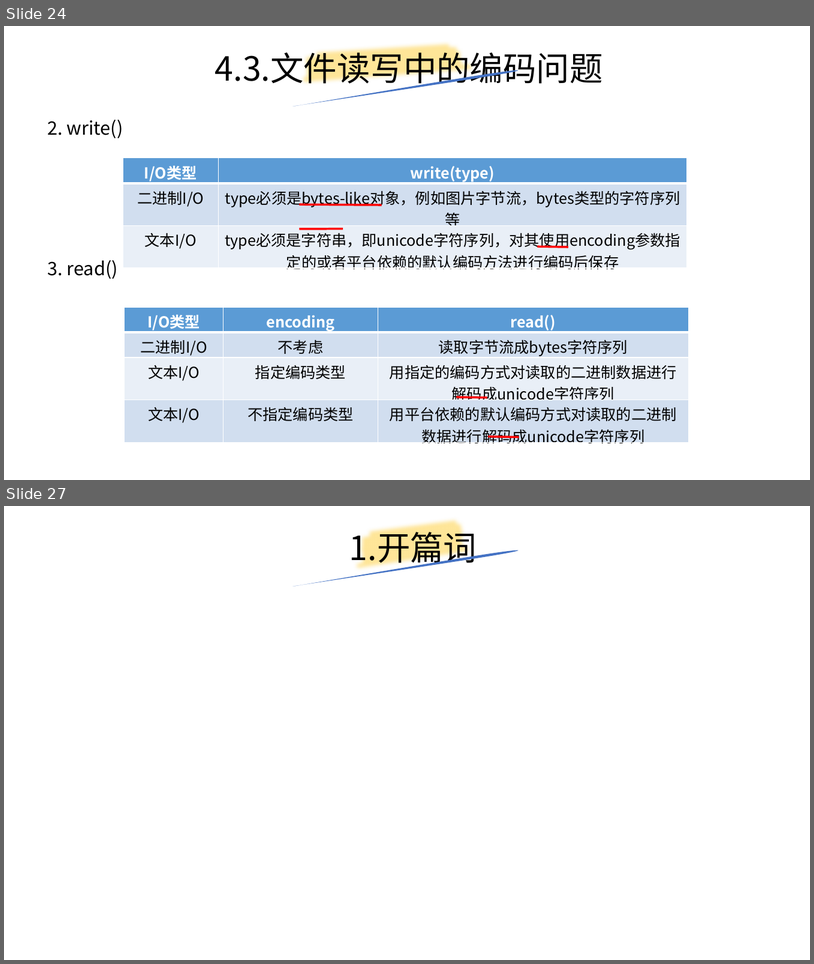
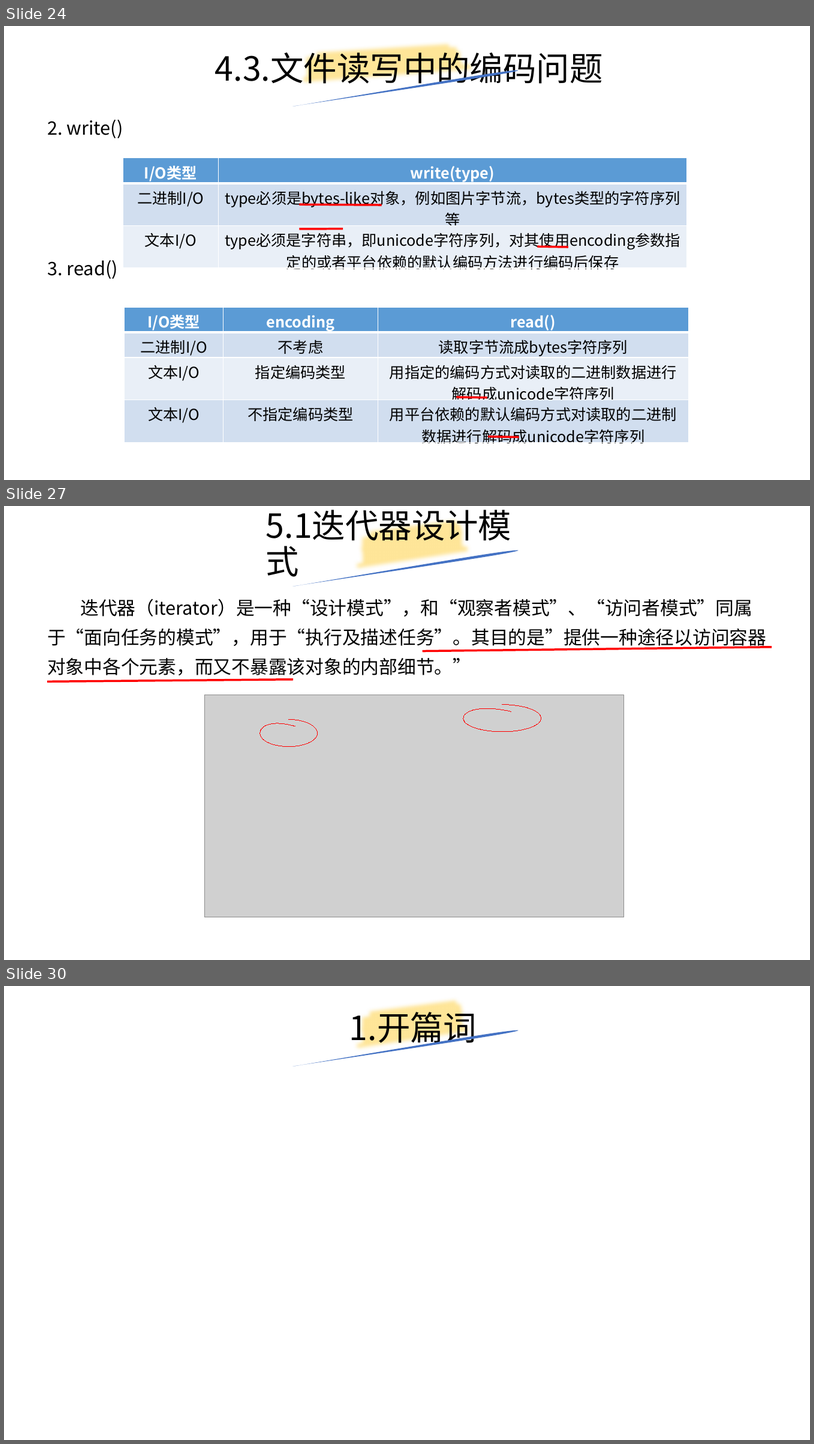
Before and after one commit to yiwenliu/CorePython, a slide deck: PPT/CorePython.pptx. Shown one above the other, each under a label of ours: slides 24 and 27 before the commit, slides 24, 27 and 30 after it; the slides between them are not shown. The pictures are 814x964 and 814x1444 pixels, drawn with LibreOffice and Linux fonts; fonts in the diff are those of the drawing; grey boxes stand for pictures. Boxes give left, top, right and bottom in pixels: in the first picture for what was removed or moved away, otherwise in the second. Text is boxed around its words. In the diff, an @@ line names an element or a change of style, - is before the commit and + after.

```diff
--- a/PPT/CorePython.pptx
+++ b/PPT/CorePython.pptx
@@ slide 27 added at bbox=[4, 506, 810, 960], background #FFFFFF @@
@@ title added at bbox=[266, 510, 512, 546], 39.6 pt, text #000000 @@
+5.1迭代器设计模式
@@ freeform shape added at bbox=[353, 506, 476, 586], outline #FFE699 16 pt @@
@@ freeform shape added at bbox=[292, 549, 519, 586], fill #4472C4 @@
@@ text added at bbox=[47, 598, 767, 679], 22 pt, text #000000 @@
+迭代器（iterator）是一种“设计模式”，和“观察者模式”、“访问者模式”同属于“面向任务的模式”，用于“执行及描述任务”。其目的是”提供一种途径以访问容器对象中各个元素，而又不暴露该对象的内部细节。”
@@ line added from (423, 651) to (772, 647), #FF0000 2.5 pt @@
@@ line added from (47, 681) to (293, 679), #FF0000 2.5 pt @@
@@ picture added at bbox=[204, 695, 624, 918] @@
@@ freeform shape added at bbox=[260, 720, 317, 747], outline #FF0000 0.75 pt @@
@@ freeform shape added at bbox=[464, 705, 542, 732], outline #FF0000 0.75 pt @@
@@ what was slide 27 is now slide 30 @@
```
Also in this commit, not shown: 1 slide changed, 10 other slides added.
